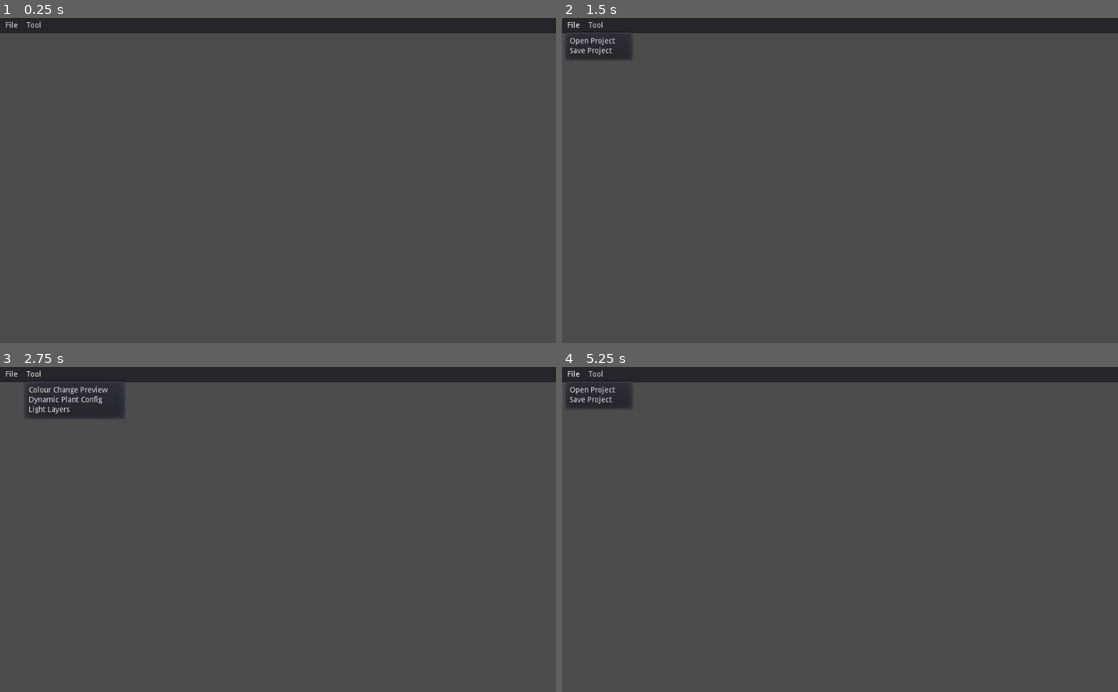
Above: before the commit, frames 1-4 (two rows, left to right).
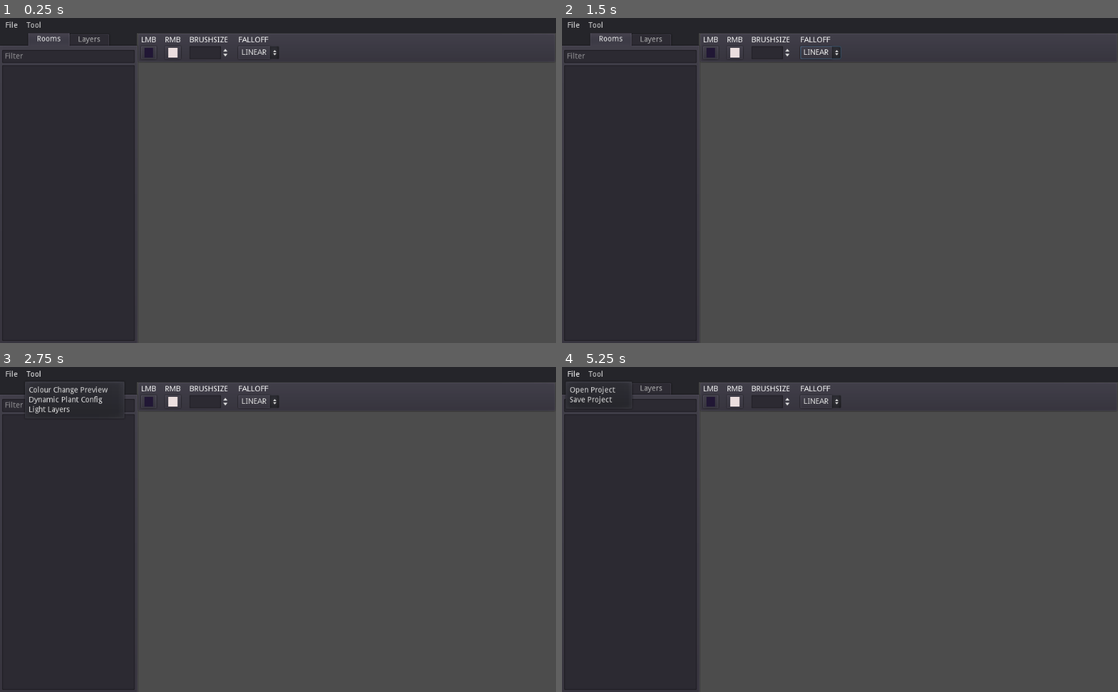
Above: after the commit, the same moments.

Repository: taedixon/vedge-godot-tool
Game: Godot game, scene res://ui/ui_main.tscn
The game is run twice, just before and just after one commit, with the same random seed, the same clock (stepped at 60 frames per second) and the same inputs. The engine's default icon, where the game draws it, is replaced by a stand-in: a white triangle on a blue panel in a dark square.
Inputs (mouse positions are in pixels of both pictures, inside the frame that each line leads up to):
- Up to frame 1 (0.25 s): no input
- Up to frame 2 (1.5 s): click (823, 53) at 0.5 s, where only the run after the commit has a clickable "LINEAR"; click "File" at 1.25 s
- Up to frame 3 (2.75 s): click "Tool" at 2 s
- Up to frame 4 (5.25 s): click "File" at 2.75 s; click "Tool" at 3.5 s; click (823, 402) at 4.25 s, where only the run after the commit has a clickable "LINEAR"; click "File" at 5 s

The runs differ from the first frame. In frame 1, 23% of the frame differs, in the area x 0-51%, y 4-100%; in frame 2, 22%; in frame 3, 21%; in frame 4, 22%.

Commit message:
more controls

Diff:
--- a/scenes/gms_map.gd
+++ b/scenes/gms_map.gd
@@ -16,7 +16,7 @@
 
 func set_room_path(p):
 	room_path = p
-	if typeof(room_path) == TYPE_STRING && layers_root:
+	if typeof(room_path) == TYPE_STRING && room_path.length() > 0 && layers_root:
 		_roomdata = load_room_data(room_path)
 
 func load_room_data(path):
@@ -46,6 +46,7 @@
 		layers_root.add_child(i)
 
 	bounds.size = Vector2(roomdata.roomSettings.Width,roomdata.roomSettings.Height)
+	position = -bounds.size / 2
 	update()
 
 func add_asset_layer(layer):
--- a/scenes/hsl_controller.gd
+++ b/scenes/hsl_controller.gd
@@ -23,9 +23,8 @@
 func _ready():
 	var loop = load("res://mainloop.gd")
 	get_tree().set_script(loop)
-	get_tree().connect("file_drop", self, "on_file_drop")
-	pass # Replace with function body.
-
+	var err = get_tree().connect("file_drop", self, "on_file_drop")
+	assert (err == 0)
 
 func on_file_drop(files):
 	var f = files[0] as String
--- a/scenes/light_editor.gd
+++ b/scenes/light_editor.gd
@@ -11,11 +11,11 @@
 var scn_layer_item = preload("res://ui/layer_list_item.tscn")
 var roomlist_content = []
 
-
 func _ready():
 	if GmsAssetCache.project_loaded():
 		set_room_list()
-	GmsAssetCache.connect("project_changed", self, "on_project_change")
+	var err = GmsAssetCache.connect("project_changed", self, "on_project_change")
+	assert (err == 0)
 	roomlist.connect("item_selected", self, "on_room_select")
 
 func on_project_change():
@@ -29,26 +29,6 @@
 
 func on_filter_change(_newtext):
 	set_room_list()
-
-# Called every frame. 'delta' is the elapsed time since the previous frame.
-func _process(delta):
-	if !mapcontainer.has_focus():
-		return
-	var translate_spd = 500
-	if Input.is_key_pressed(KEY_SHIFT):
-		translate_spd *= 2
-	translate_spd *= max(1, map.scale.x)
-	map.position.x += Input.get_action_strength("scroll_left") * translate_spd * delta
-	map.position.x -= Input.get_action_strength("scroll_right") * translate_spd *  delta
-	map.position.y += Input.get_action_strength("scroll_up") * translate_spd *  delta
-	map.position.y -= Input.get_action_strength("scroll_down") * translate_spd *  delta
-	if Input.is_action_just_released("map_zoom_in"):
-		map.scale += Vector2(0.1, 0.1)
-	if Input.is_action_just_released("map_zoom_out"):
-		if map.scale.x > 0.1:
-			map.scale -= Vector2(0.1, 0.1)
-	if Input.is_action_just_pressed("map_zoom_reset"):
-		map.scale = Vector2(1, 1)
 
 func set_room_list():
 	roomlist.clear()
--- a/scenes/light_editor.tscn
+++ b/scenes/light_editor.tscn
@@ -1,7 +1,8 @@
-[gd_scene load_steps=4 format=2]
+[gd_scene load_steps=5 format=2]
 
 [ext_resource path="res://scenes/gms_map.tscn" type="PackedScene" id=1]
 [ext_resource path="res://scenes/light_editor.gd" type="Script" id=2]
+[ext_resource path="res://ui/light_toolbar.tscn" type="PackedScene" id=3]
 [ext_resource path="res://scenes/map_container.gd" type="Script" id=4]
 
 [node name="light_editor" type="Control"]
@@ -77,8 +78,12 @@
 margin_right = 244.0
 size_flags_horizontal = 3
 
+[node name="light_toolbar" parent="." instance=ExtResource( 3 )]
+margin_left = 253.0
+
 [connection signal="focus_entered" from="map_container" to="map_container" method="on_focus_gain"]
 [connection signal="focus_exited" from="map_container" to="map_container" method="on_focus_loss"]
 [connection signal="mouse_entered" from="map_container" to="map_container" method="on_mouse_enter"]
 [connection signal="mouse_exited" from="map_container" to="map_container" method="on_mouse_exit"]
 [connection signal="text_changed" from="Panel/TabContainer/Rooms/room_filter" to="." method="on_filter_change"]
+[connection signal="draw_param_changed" from="light_toolbar" to="map_container" method="on_draw_param_change"]
--- a/scenes/map_container.gd
+++ b/scenes/map_container.gd
@@ -2,13 +2,55 @@
 
 
 # Declare member variables here. Examples:
-# var a = 2
-# var b = "text"
-
+onready var map = $gms_map
+var active_layer = null
+var last_mouse_pos = Vector2()
+var draw_param = {
+	"radius": 32,
+	"col_lmb": Color.maroon,
+	"col_rmb": Color.darkslateblue,
+	"falloff": "SQUARE"
+}
 
 # Called when the node enters the scene tree for the first time.
 func _ready():
 	pass # Replace with function body.
+
+func on_draw_param_change(params):
+	draw_param = params
+	update()
+
+func _process(delta):
+	if !has_focus():
+		return
+	var translate_spd = 500
+	var scale_strength = 0.2
+	if Input.is_key_pressed(KEY_SHIFT):
+		translate_spd *= 2
+	translate_spd *= max(1, map.scale.x)
+	map.position.x += Input.get_action_strength("scroll_left") * translate_spd * delta
+	map.position.x -= Input.get_action_strength("scroll_right") * translate_spd *  delta
+	map.position.y += Input.get_action_strength("scroll_up") * translate_spd *  delta
+	map.position.y -= Input.get_action_strength("scroll_down") * translate_spd *  delta
+	var prev_scale = map.scale.x
+	if Input.is_action_just_released("map_zoom_in"):
+		map.scale += Vector2(scale_strength, scale_strength)
+	if Input.is_action_just_released("map_zoom_out"):
+		if map.scale.x > 0.3:
+			map.scale -= Vector2(scale_strength, scale_strength)
+	if Input.is_action_just_pressed("map_zoom_reset"):
+		map.scale = Vector2(1, 1)
+	if map.scale.x != prev_scale:
+		var scale_delta = map.scale.x - prev_scale
+		map.position -= map.get_local_mouse_position() * scale_delta
+	# keep the map onscreen at all times
+	map.position.x = clamp(map.position.x, -map.bounds.size.x * map.scale.x + 64, rect_size.x - 64)
+	map.position.y = clamp(map.position.y, -map.bounds.size.y * map.scale.y + 64, rect_size.y - 64)
+
+	var mousepos = get_local_mouse_position()
+	if mousepos != last_mouse_pos:
+		last_mouse_pos = mousepos
+		update()
 
 func on_focus_loss():
 	update()
@@ -19,11 +61,10 @@
 func _draw():
 	if has_focus():
 		draw_rect(Rect2(0, 0, rect_size.x, rect_size.y), Color.wheat, false)
-
+		draw_arc(last_mouse_pos, draw_param.radius, 0, 2*PI, 16, draw_param.col_lmb)
 
 func on_mouse_exit():
 	release_focus()
 
-
 func on_mouse_enter():
 	grab_focus()
--- a/scenes/playaround.tscn
+++ b/scenes/playaround.tscn
@@ -47,8 +47,27 @@
 tile_data = PoolIntArray( -65535, 0, 0, -65534, 0, 131073, 0, 0, 0, 1, 0, 0, 2, 0, 65538, 4, 0, 2, 5, 0, 65536, 6, 0, 6 …(8355 unchanged characters)…
 
 [node name="MeshInstance2D" type="MeshInstance2D" parent="."]
-material = SubResource( 3 )
+material = SubResource( 2 )
 position = Vector2( 151.625, 116.329 )
 rotation = -3.14159
-mesh = SubResource( 2 )
+mesh = SubResource( 3 )
 texture = ExtResource( 1 )
+
+[node name="ColorPicker" type="ColorPicker" parent="."]
+margin_left = 488.952
+margin_top = 2.00226
+margin_right = 810.952
+margin_bottom = 464.002
+__meta__ = {
+"_edit_use_anchors_": false
+}
+
+[node name="ColorPickerButton" type="ColorPickerButton" parent="."]
+margin_left = 236.732
+margin_top = 430.014
+margin_right = 304.732
+margin_bottom = 450.014
+color = Color( 0.756863, 0.160784, 0.160784, 1 )
+__meta__ = {
+"_edit_use_anchors_": false
+}
--- /dev/null
+++ b/ui/light_toolbar.gd
@@ -0,0 +1,38 @@
+extends PanelContainer
+
+signal draw_param_changed(params)
+
+onready var input_col_lmb = $GridContainer/col_lmb
+onready var input_col_rmb = $GridContainer/col_rmb
+onready var input_radius = $GridContainer/radius_select
+onready var input_falloff = $GridContainer/falloff_select
+
+var draw_param = {
+	"radius": 32,
+	"col_lmb": Color.maroon,
+	"col_rmb": Color.darkslateblue,
+	"falloff": "SQUARE"
+}
+
+func _ready():
+	draw_param.radius = input_radius.value
+	draw_param.col_lmb = input_col_lmb.color
+	draw_param.col_rmb = input_col_rmb.color
+	draw_param.falloff = input_falloff.get_item_text(input_falloff.get_selected_id())
+	emit_signal("draw_param_changed", draw_param)
+
+func on_col_lmb_change(col):
+	draw_param.col_lmb = col
+	emit_signal("draw_param_changed", draw_param)
+
+func on_col_rmb_change(col):
+	draw_param.col_rmb = col
+	emit_signal("draw_param_changed", draw_param)
+
+func on_radius_change(rad):
+	draw_param.radius = rad
+	emit_signal("draw_param_changed", draw_param)
+
+func on_falloff_change(idx):
+	draw_param.falloff = input_falloff.get_item_text(idx)
+	emit_signal("draw_param_changed", draw_param)
--- /dev/null
+++ b/ui/light_toolbar.tscn
@@ -0,0 +1,79 @@
+[gd_scene load_steps=2 format=2]
+
+[ext_resource path="res://ui/light_toolbar.gd" type="Script" id=1]
+
+[node name="light_toolbar" type="PanelContainer"]
+anchor_right = 1.0
+margin_bottom = 56.0
+script = ExtResource( 1 )
+__meta__ = {
+"_edit_use_anchors_": false
+}
+
+[node name="GridContainer" type="GridContainer" parent="."]
+margin_left = 7.0
+margin_top = 7.0
+margin_right = 1017.0
+margin_bottom = 49.0
+custom_constants/hseparation = 16
+columns = 4
+
+[node name="label_col_lmb" type="Label" parent="GridContainer"]
+margin_right = 28.0
+margin_bottom = 14.0
+text = "LMB"
+
+[node name="label_col_rmb" type="Label" parent="GridContainer"]
+margin_left = 44.0
+margin_right = 73.0
+margin_bottom = 14.0
+text = "RMB"
+
+[node name="label_brush_size" type="Label" parent="GridContainer"]
+margin_left = 89.0
+margin_right = 163.0
+margin_bottom = 14.0
+text = "BRUSHSIZE"
+
+[node name="Label" type="Label" parent="GridContainer"]
+margin_left = 179.0
+margin_right = 254.0
+margin_bottom = 14.0
+text = "FALLOFF"
+
+[node name="col_lmb" type="ColorPickerButton" parent="GridContainer"]
+margin_top = 18.0
+margin_right = 28.0
+margin_bottom = 42.0
+color = Color( 0.129412, 0.0901961, 0.207843, 1 )
+
+[node name="col_rmb" type="ColorPickerButton" parent="GridContainer"]
+margin_left = 44.0
+margin_top = 18.0
+margin_right = 73.0
+margin_bottom = 42.0
+color = Color( 0.921569, 0.870588, 0.870588, 1 )
+
+[node name="radius_select" type="SpinBox" parent="GridContainer"]
+margin_left = 89.0
+margin_top = 18.0
+margin_right = 163.0
+margin_bottom = 42.0
+min_value = 16.0
+max_value = 320.0
+step = 8.0
+value = 32.0
+
+[node name="falloff_select" type="OptionButton" parent="GridContainer"]
+margin_left = 179.0
+margin_top = 18.0
+margin_right = 254.0
+margin_bottom = 42.0
+text = "LINEAR"
+items = [ "CONST", null, false, 0, null, "LINEAR", null, false, 1, null, "SQUARE", null, false, 2, null ]
+selected = 1
+
+[connection signal="color_changed" from="GridContainer/col_lmb" to="." method="on_col_lmb_change"]
+[connection signal="color_changed" from="GridContainer/col_rmb" to="." method="on_col_rmb_change"]
+[connection signal="value_changed" from="GridContainer/radius_select" to="." method="on_radius_change"]
+[connection signal="item_selected" from="GridContainer/falloff_select" to="." method="on_falloff_change"]
--- a/ui/ui_main.gd
+++ b/ui/ui_main.gd
@@ -16,6 +16,8 @@
 
 	var menu_tool = $menu_bar/MarginContainer/HBoxContainer/menu_tool
 	menu_tool.get_popup().connect("id_pressed", self, "on_menu_tool")
+	# debug
+	GmsAssetCache.set_project("C:/Users/Noxid/Documents/dev/GitHub/Unmend-Project/VernalEdge/VernalEdge.yyp")
 
 
 func on_menu_file(id):
--- a/ui/ui_main.tscn
+++ b/ui/ui_main.tscn
@@ -1,7 +1,8 @@
-[gd_scene load_steps=3 format=2]
+[gd_scene load_steps=4 format=2]
 
 [ext_resource path="res://ui/project_select.tscn" type="PackedScene" id=1]
 [ext_resource path="res://ui/ui_main.gd" type="Script" id=2]
+[ext_resource path="res://scenes/light_editor.tscn" type="PackedScene" id=3]
 
 [node name="ui_main" type="Control"]
 anchor_right = 1.0
@@ -21,6 +22,8 @@
 __meta__ = {
 "_edit_use_anchors_": false
 }
+
+[node name="light_editor" parent="active_scene" instance=ExtResource( 3 )]
 
 [node name="menu_bar" type="Panel" parent="."]
 anchor_right = 1.0
--- a/util/GmsAssetCache.gd
+++ b/util/GmsAssetCache.gd
@@ -96,10 +96,14 @@
 func _load_yy(path):
 	var f = File.new()
 	f.open(path, File.READ)
-	var content = f.get_as_text()
-	f.close()
-	var parsed = JSON.parse(content)
-	if parsed.error == OK:
-		return parsed.result
+	if f.is_open():
+		var content = f.get_as_text()
+		f.close()
+		var parsed = JSON.parse(content)
+		if parsed.error == OK:
+			return parsed.result
+		else:
+			push_error(parsed.error_string)
 	else:
-		push_error(parsed.error_string)
+		push_error("Failed to open " + path)
+		return
Not shown: 1 places in scenes/playaround.tscn that only renumber resources
